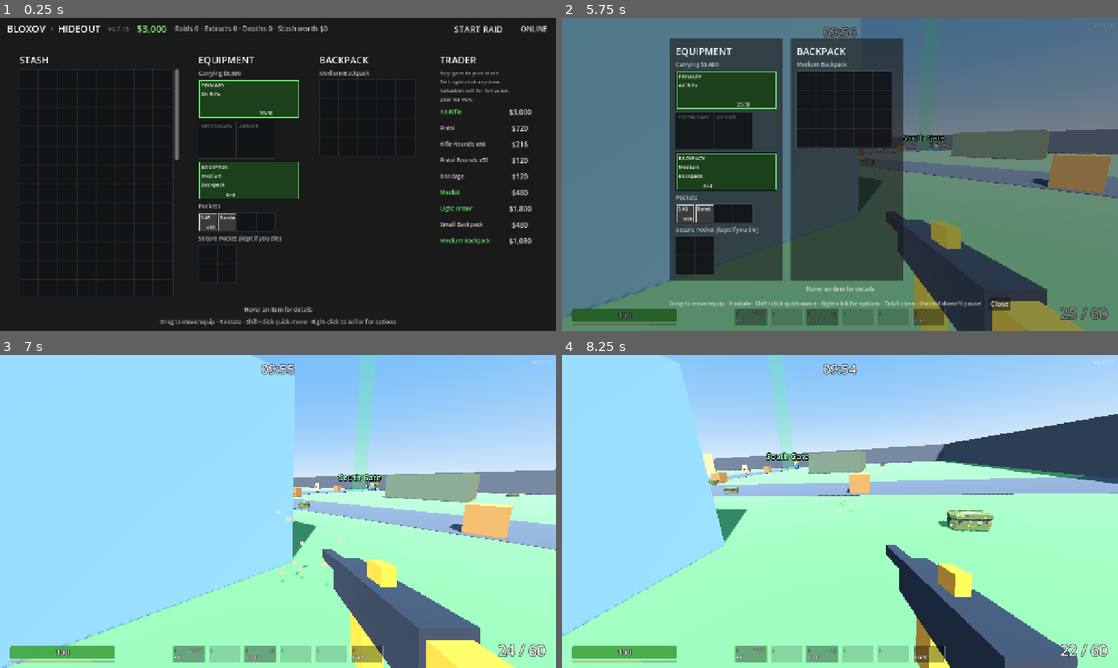
Above: before the commit, frames 1-4 (two rows, left to right).
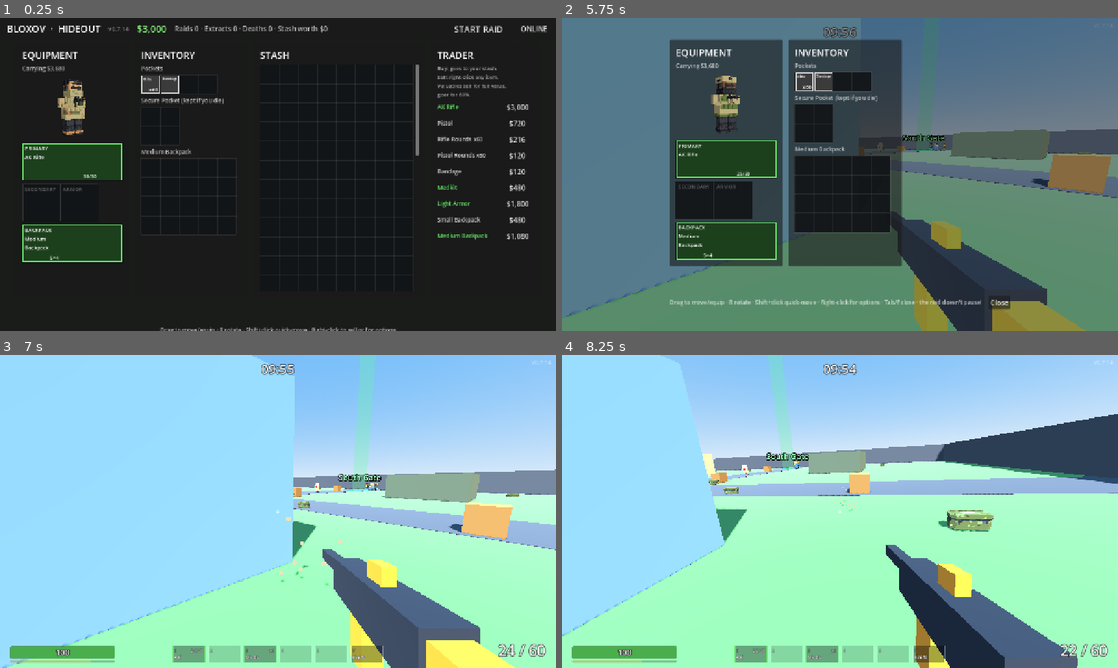
Above: after the commit, the same moments.

Repository: TavishHanda/Bloxov
Game: Godot game, scene res://scenes/hideout.tscn
Same seed, same stepped clock (60 frames per second), same inputs: the game is played once before the commit and once after it. Sound files missing from this copy of the repository are replaced by a short silence.
Inputs (mouse positions are in pixels of both pictures, inside the frame that each line leads up to):
- Up to frame 1 (0.25 s): no input
- Up to frame 2 (5.75 s): click "START RAID" at 0.5 s; click "PLAY" at 1.25 s; tap Enter at 2 s; move the mouse to (867, 174) at 2.02 s; hold H (heal) 2.03-2.78 s; hold W (move_forward) from 2.03 s (still down); click (867, 174) at 2.17 s; tap Space (jump) at 2.27, 2.3, 2.57, 2.85, 3.02, 3.32, 3.8, 4.52, 4.82, 5.27, 5.3, 5.57 s; move the mouse to (812, 174) at 2.77 s; click (812, 174) at 2.92 s; tap H (heal) at 3.05, 4.55 s; move the mouse to (851, 168) at 3.52 s; hold Right mouse button (aim) 3.53-4.28 s; click (851, 168) at 3.67 s; move the mouse to (834, 180) at 4.27 s; tap C (crouch) at 4.35 s; click (834, 180) at 4.42 s; move the mouse to (878, 177) at 5.02 s; hold O (extracts) from 5.03 s (still down); click (878, 177) at 5.17 s; tap Tab (inventory) at 5.65 s
- Up to frame 3 (7 s): release W (move_forward) at 5.75 s; release O (extracts) at 5.75 s; drag from (166, 426) to (194, 433) at 5.77 s; move the mouse to (133, 467) at 6.52 s; hold S (move_back) from 6.53 s (still down); hold F (interact) from 6.53 s (still down); click (133, 467) at 6.67 s; tap Space (jump) at 6.8 s
- Up to frame 4 (8.25 s): tap R (reload) at 7.15 s; move the mouse to (817, 505) at 7.27 s; release S (move_back) at 7.28 s; release F (interact) at 7.28 s; hold E (lean_right) 7.28-8.03 s; tap V (melee) at 7.35 s; click (817, 505) at 7.42 s; tap Space (jump) at 7.52, 7.82 s; tap H (heal) at 7.55 s; move the mouse to (867, 511) at 8.02 s; press the mouse at (867, 511) at 8.03 s; hold W (move_forward) from 8.03 s (still down)

The runs differ from the first frame. In frame 1, 15% of the frame differs, in the area x 3-96%, y 2-100%; in frame 2, 21%, in the area x 1-99%, y 6-99%; in frame 3, less than 0.1%; in frame 4, less than 0.1%.

Commit message:
v0.7.14: inventory screen polish - gear/carried/container columns, character view, HUD hidden behind it, fitted names, item details

Diff:
--- a/project.godot
+++ b/project.godot
@@ -12,7 +12,7 @@
 
 config/name="Bloxov"
 config/description="Blocky voxel extraction shooter."
-config/version="0.7.13"
+config/version="0.7.14"
 run/main_scene="res://scenes/hideout.tscn"
 config/features=PackedStringArray("4.5", "GL Compatibility")
 
--- a/scripts/hud.gd
+++ b/scripts/hud.gd
@@ -149,6 +149,12 @@
 
 	_update_prompt()
 	_update_extract_info(delta)
+	# The inventory screen gets the whole view: only the raid timer stays (owner, 0.7.14).
+	for element: CanvasItem in [health_bar, health_label, ammo_label, hotbar]:
+		element.visible = not loot_ui.visible
+	if loot_ui.visible:
+		for element: CanvasItem in [stamina_bar, extract_list, extract_status, prompt_label, action_bar]:
+			element.visible = false
 
 	if not get_tree().paused:
 		# Red flash when hit; a faint red edge stays while health is low.
--- a/scripts/item_tile.gd
+++ b/scripts/item_tile.gd
@@ -18,8 +18,8 @@
 	mouse_filter = Control.MOUSE_FILTER_IGNORE if is_preview else Control.MOUSE_FILTER_STOP
 
 	_name_label = Label.new()
-	_name_label.text = ItemDB.short_name(stack.id)
-	_name_label.add_theme_font_size_override("font_size", 11)
+	_name_label.text = ItemDB.display_name(stack.id)
+	_name_label.add_theme_font_size_override("font_size", 12)
 	_name_label.autowrap_mode = TextServer.AUTOWRAP_WORD_SMART
 	_name_label.clip_text = true
 	_name_label.position = Vector2(5, 3)
@@ -40,10 +40,23 @@
 func set_tile_size(cells: Vector2i) -> void:
 	size = Vector2(cells) * GridView.CELL
 	_name_label.size = Vector2(size.x - 10, size.y - 18)
+	_fit_name()
 	_count_label.text = "x%d" % stack.count if stack.count > 1 else ""
 	_count_label.position = Vector2(4, size.y - 19)
 	_count_label.size = Vector2(size.x - 9, 16)
 	queue_redraw()
+
+
+## The full name, in the biggest font (12 down to 8) that fits the tile (owner: icons replace this with the art).
+func _fit_name() -> void:
+	var font := _name_label.get_theme_font("font")
+	var room := _name_label.size
+	for font_size in range(12, 7, -1):
+		var needed := font.get_multiline_string_size(_name_label.text, HORIZONTAL_ALIGNMENT_LEFT, room.x, font_size)
+		if needed.x <= room.x and needed.y <= room.y + 2:
+			_name_label.add_theme_font_size_override("font_size", font_size)
+			return
+	_name_label.add_theme_font_size_override("font_size", 8)
 
 
 func _draw() -> void:
--- a/scripts/loot_ui.gd
+++ b/scripts/loot_ui.gd
@@ -3,13 +3,17 @@
 ## Inventory screen (Tab), and the container + inventory screen when you open loot (F).
 ## Also used in the hideout (no player): the "other side" is the stash instead of a container, items can be
 ## sold, and the hideout adds the trader as an extra column (add_column).
-## Columns: [container or stash] [equipment, pockets, secure pocket] [backpack] (+ [trader] in the hideout).
+## Columns (owner, 0.7.14): [gear: your character, equipment slots] [carried: pockets, secure pocket, backpack]
+## [the container you're looting, or the stash in the hideout] (+ [trader] in the hideout).
 ## Drag & drop items between grids and equipment slots, R rotates while dragging, Shift+click quick-moves,
 ## right-click for Use / Bind / Unbind / Equip / Unequip / Split / Put in (container or stash) / Drop / Sell.
 ## The raid keeps running while this is open.
 
 const CELL := GridView.CELL
 const PICKUP_SOUND := preload("res://audio/mag_in.wav")
+## Your character on the gear side (the PMC model, for now; owner: swap for new art later).
+const CHARACTER_MODEL := preload("res://assets/models/characters/pmc.glb")
+const PIXEL_MODEL_SCRIPT := preload("res://scripts/pixel_model.gd")
 enum MenuAction { USE, SPLIT, DROP, EQUIP, UNEQUIP, BIND, UNBIND, SELL }
 
 ## The player in a raid, or null in the hideout.
@@ -48,10 +52,13 @@
 var _other_panel: Control
 var _other_box: VBoxContainer
 var _player_box: VBoxContainer
-var _backpack_panel: Control
-var _backpack_box: VBoxContainer
 var _value_label: Label
+## Details for the item under the mouse (or a message like "No room"): its name, then its stats.
 var _info_label: Label
+var _info_detail: Label
+var _doll: SubViewportContainer
+var _carried_panel: Control
+var _carried_box: VBoxContainer
 var _footer_hint: Label
 var _close_button: Button
 
@@ -258,7 +265,7 @@
 		return false
 	var old := inventory.equipped(slot)
 	if old != null and not inventory.can_unequip(slot):
-		_info_label.text = "Empty your backpack first"
+		_say("Empty your backpack first")
 		return false
 	var old_cell := Vector2i(stack.x, stack.y)
 	grid.remove(stack)
@@ -298,7 +305,7 @@
 ## Shift+click / menu: take an item off into the first free spot (see _stow for where it ends up).
 func unequip_to_inventory(slot: String) -> void:
 	if not inventory.can_unequip(slot):
-		_info_label.text = "Empty your backpack first"
+		_say("Empty your backpack first")
 		return
 	var stack := inventory.unequip(slot)
 	_stow(stack, null, Vector2i.ZERO)
@@ -355,7 +362,7 @@
 
 func start_drag_from_slot(slot: String) -> void:
 	if not inventory.can_unequip(slot):
-		_info_label.text = "Empty your backpack first"
+		_say("Empty your backpack first")
 		return
 	_cancel_drag()
 	var stack := inventory.equipped(slot)
@@ -551,10 +558,10 @@
 			unequip_to_inventory(slot)
 		MenuAction.DROP:
 			if not inventory.can_unequip(slot):
-				_info_label.text = "Empty your backpack first"
+				_say("Empty your backpack first")
 				return
 			if other_grid() != null and other_grid().find_spot(inventory.equipped(slot).id).is_empty():
-				_info_label.text = "No room in %s" % _other_title()
+				_say("No room in %s" % _other_title())
 				return
 			var stack := inventory.unequip(slot)
 			var into: Array[GridInventory] = []
@@ -566,7 +573,7 @@
 
 
 func _no_room(to_player: bool) -> void:
-	_info_label.text = "No room in your inventory" if to_player else "No room in %s" % _other_title()
+	_say("No room in your inventory" if to_player else "No room in %s" % _other_title())
 
 
 ## Moves half a stack into a free spot: the same grid if there's room, otherwise another of yours.
@@ -598,28 +605,36 @@
 
 # --- Info / labels ---------------------------------------------------------------
 
+## A message in the details area ("No room in ...", "Empty your backpack first").
+func _say(text: String) -> void:
+	_info_label.text = text
+	_info_label.remove_theme_color_override("font_color")
+	_info_detail.text = ""
+
+
 func show_info(stack: ItemStack) -> void:
 	var data := ItemDB.item(stack.id)
 	var rarity: String = data["rarity"]
 	var cells := ItemDB.size(stack.id)
-	var parts: PackedStringArray = [ItemDB.display_name(stack.id), rarity.capitalize(), "%d×%d" % [cells.x, cells.y]]
+	_info_label.text = ItemDB.display_name(stack.id) + ("  x%d" % stack.count if stack.count > 1 else "")
+	_info_label.add_theme_color_override("font_color", ItemDB.color(stack.id))
+	var parts: PackedStringArray = [rarity.capitalize(), "%d×%d" % [cells.x, cells.y]]
 	match ItemDB.kind(stack.id):
 		"heal":
-			parts.append("heals %d" % int(data["heal"]))
+			parts.append("Heals %d HP" % int(data["heal"]))
 		"ammo":
-			parts.append("ammo")
+			parts.append("Ammo")
 		"weapon":
-			parts.append("%s · %d dmg · %d rpm · %s loaded" % [str(data["slot"]).capitalize(), int(data["damage"]), int(data["rpm"]), str(stack.loaded)])
+			parts.append("%s · %d damage · %d rpm · %d-round mag · %d loaded" % [str(data["slot"]).capitalize(), int(data["damage"]),
+				int(data["rpm"]), int(data["mag"]), stack.loaded])
 		"armor":
-			parts.append("-%d%% damage" % roundi(float(data["reduction"]) * 100.0))
+			parts.append("Takes %d%% off damage" % roundi(float(data["reduction"]) * 100.0))
 		"backpack":
 			parts.append("%d×%d storage" % [int(data["grid"][0]), int(data["grid"][1])])
-	if stack.count > 1:
-		parts.append("x%d (%s)" % [stack.count, ItemDB.money(stack.value())])
-	else:
-		parts.append(ItemDB.money(stack.value()))
-	_info_label.text = "  ·  ".join(parts)
-	_info_label.add_theme_color_override("font_color", ItemDB.color(stack.id))
+	parts.append("Worth %s" % ItemDB.money(stack.value()) + (" (%s each)" % ItemDB.money(ItemDB.value(stack.id)) if stack.count > 1 else ""))
+	if price_handler.is_valid():
+		parts.append("Sells for %s" % ItemDB.money(price_handler.call(stack)))
+	_info_detail.text = "  ·  ".join(parts)
 
 
 func _update_labels() -> void:
@@ -631,10 +646,11 @@
 
 func _clear_views() -> void:
 	_views.clear()
-	for box in [_other_box, _player_box, _backpack_box]:
+	for box in [_other_box, _player_box, _carried_box]:
 		for child in box.get_children():
 			box.remove_child(child)
-			child.queue_free()
+			if child != _doll:
+				child.queue_free()
 
 
 func _rebuild_layout() -> void:
@@ -643,11 +659,11 @@
 	_clear_views()
 	_build_other_column()
 	_build_equipment_column()
-	_build_backpack_column()
+	_build_carried_column()
 	_update_labels()
 
 
-## Left column: the open container, or the stash in the hideout (hidden if neither).
+## Right column: the open container, or the stash in the hideout (hidden if neither).
 func _build_other_column() -> void:
 	var other := other_grid()
 	_other_panel.visible = other != null
@@ -665,11 +681,12 @@
 		_add_view(_other_box, other)
 
 
-## Middle column: equipment slots, pockets and the secure pocket.
+## Left column: your character and the equipment slots.
 func _build_equipment_column() -> void:
 	_player_box.add_child(_title("EQUIPMENT"))
 	_value_label = _small("")
 	_player_box.add_child(_value_label)
+	_player_box.add_child(_doll)
 	_add_slot(_player_box, "primary", Vector2i(4, 2))
 	var row := HBoxContainer.new()
 	row.add_theme_constant_override("separation", 0)
@@ -677,20 +694,20 @@
 	_add_slot(row, "secondary", Vector2i(2, 2))
 	_add_slot(row, "armor", Vector2i(2, 2))
 	_add_slot(_player_box, "backpack", Vector2i(2, 2))
-	_player_box.add_child(_small(inventory.pockets.title))
-	_add_view(_player_box, inventory.pockets)
-	_player_box.add_child(_small(inventory.secure.title + " (kept if you die)"))
-	_add_view(_player_box, inventory.secure)
-
-
-## Right column: the equipped backpack's grid (hidden with no backpack).
-func _build_backpack_column() -> void:
-	_backpack_panel.visible = inventory.backpack != null
-	if inventory.backpack == null:
-		return
-	_backpack_box.add_child(_title("BACKPACK"))
-	_backpack_box.add_child(_small(inventory.backpack.title))
-	_add_view(_backpack_box, inventory.backpack)
+
+
+## Middle column: everything you carry: pockets, the secure pocket, and the backpack's grid.
+func _build_carried_column() -> void:
+	_carried_box.add_child(_title("INVENTORY"))
+	_carried_box.add_child(_small(inventory.pockets.title))
+	_add_view(_carried_box, inventory.pockets)
+	_carried_box.add_child(_small(inventory.secure.title + " (kept if you die)"))
+	_add_view(_carried_box, inventory.secure)
+	if inventory.backpack != null:
+		_carried_box.add_child(_small(inventory.backpack.title))
+		_add_view(_carried_box, inventory.backpack)
+	else:
+		_carried_box.add_child(_small("No backpack"))
 
 
 func _add_slot(box: Container, slot: String, cells: Vector2i) -> void:
@@ -727,18 +744,28 @@
 	_center.add_child(root)
 
 	_columns = HBoxContainer.new()
-	_columns.add_theme_constant_override("separation", 18)
+	_columns.add_theme_constant_override("separation", 14)
 	root.add_child(_columns)
+	var player_panel := _panel(_columns)
+	_player_box = player_panel.get_meta("box")
+	_carried_panel = _panel(_columns)
+	_carried_box = _carried_panel.get_meta("box")
 	_other_panel = _panel(_columns)
 	_other_box = _other_panel.get_meta("box")
-	var player_panel := _panel(_columns)
-	_player_box = player_panel.get_meta("box")
-	_backpack_panel = _panel(_columns)
-	_backpack_box = _backpack_panel.get_meta("box")
-
-	_info_label = _small("Hover an item for details")
+	_doll = _build_doll()
+
+	# Details: the item under the mouse (name in its rarity color, then its stats), or messages.
+	# Empty until you point at something (owner: no placeholder text); keeps its height so nothing jumps.
+	var info_box := VBoxContainer.new()
+	info_box.custom_minimum_size = Vector2(0, 48)
+	info_box.add_theme_constant_override("separation", 0)
+	root.add_child(info_box)
+	_info_label = _title("", 17)
 	_info_label.horizontal_alignment = HORIZONTAL_ALIGNMENT_CENTER
-	root.add_child(_info_label)
+	info_box.add_child(_info_label)
+	_info_detail = _small("")
+	_info_detail.horizontal_alignment = HORIZONTAL_ALIGNMENT_CENTER
+	info_box.add_child(_info_detail)
 
 	var footer := HBoxContainer.new()
 	footer.alignment = BoxContainer.ALIGNMENT_CENTER
@@ -755,6 +782,47 @@
 	_menu = PopupMenu.new()
 	_menu.id_pressed.connect(_on_menu)
 	add_child(_menu)
+
+
+func _notification(what: int) -> void:
+	# The character view is moved between layouts; free it if it's between them when the screen goes.
+	if what == NOTIFICATION_PREDELETE and _doll != null and _doll.get_parent() == null:
+		_doll.free()
+
+
+## Your character, drawn by its own little camera (its own world, so it never shows up in the raid).
+## Kept across rebuilds (only moved between layouts).
+func _build_doll() -> SubViewportContainer:
+	var holder := SubViewportContainer.new()
+	holder.stretch = true
+	holder.custom_minimum_size = Vector2(176, 150)
+	holder.mouse_filter = Control.MOUSE_FILTER_IGNORE
+	var view := SubViewport.new()
+	view.own_world_3d = true
+	view.transparent_bg = true
+	view.size = Vector2i(176, 150)
+	view.render_target_update_mode = SubViewport.UPDATE_WHEN_VISIBLE
+	holder.add_child(view)
+	var model := CHARACTER_MODEL.instantiate()
+	model.set_script(PIXEL_MODEL_SCRIPT)
+	model.name = "Character"
+	model.rotation.y = PI + 0.5
+	view.add_child(model)
+	var camera := Camera3D.new()
+	camera.fov = 30.0
+	# Aimed by its transform (it isn't in the scene tree yet, so look_at() can't be used).
+	var eye := Vector3(0, 1.05, 4.6)
+	camera.transform = Transform3D(Basis.looking_at(Vector3(0, 1.0, 0) - eye), eye)
+	view.add_child(camera)
+	var light := DirectionalLight3D.new()
+	light.rotation = Vector3(-0.7, 0.5, 0)
+	view.add_child(light)
+	var environment := WorldEnvironment.new()
+	environment.environment = Environment.new()
+	environment.environment.ambient_light_source = Environment.AMBIENT_SOURCE_COLOR
+	environment.environment.ambient_light_color = Color(0.75, 0.75, 0.8)
+	view.add_child(environment)
+	return holder
 
 
 func _panel(parent: Control) -> PanelContainer:
Not shown, changed: CHANGELOG.md
Not shown, changed: docs/BACKLOG.md
